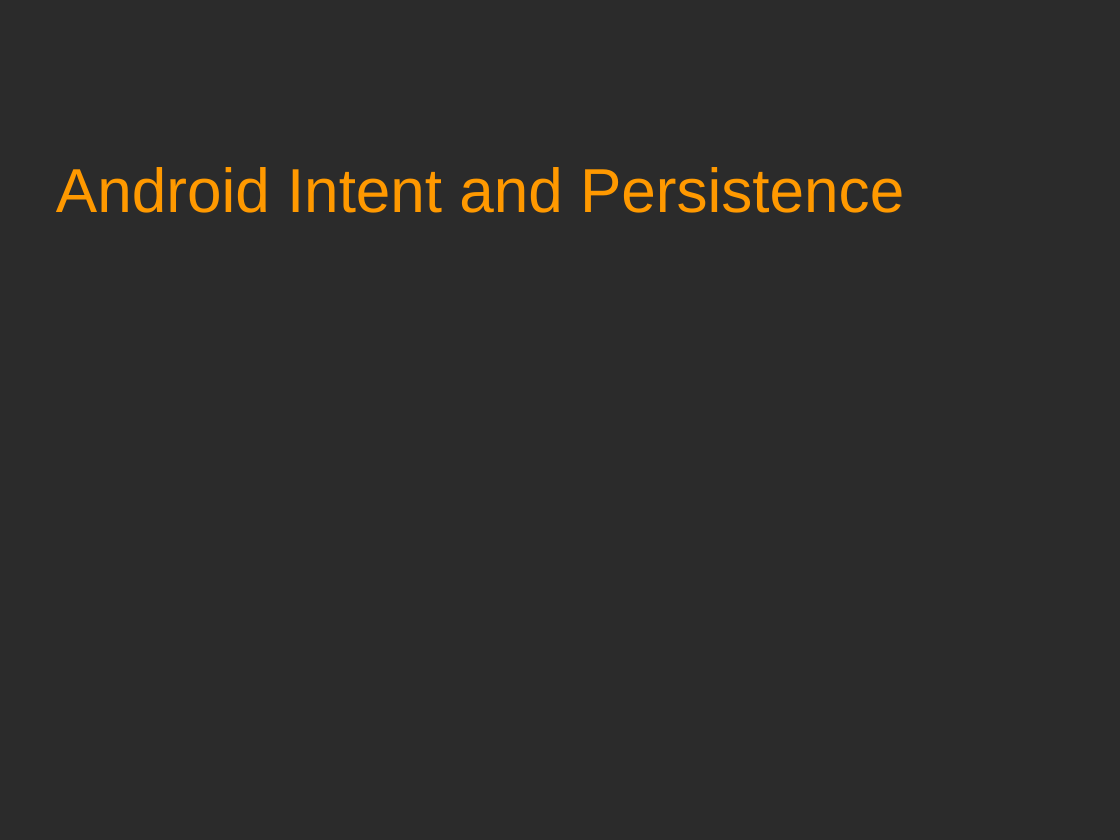
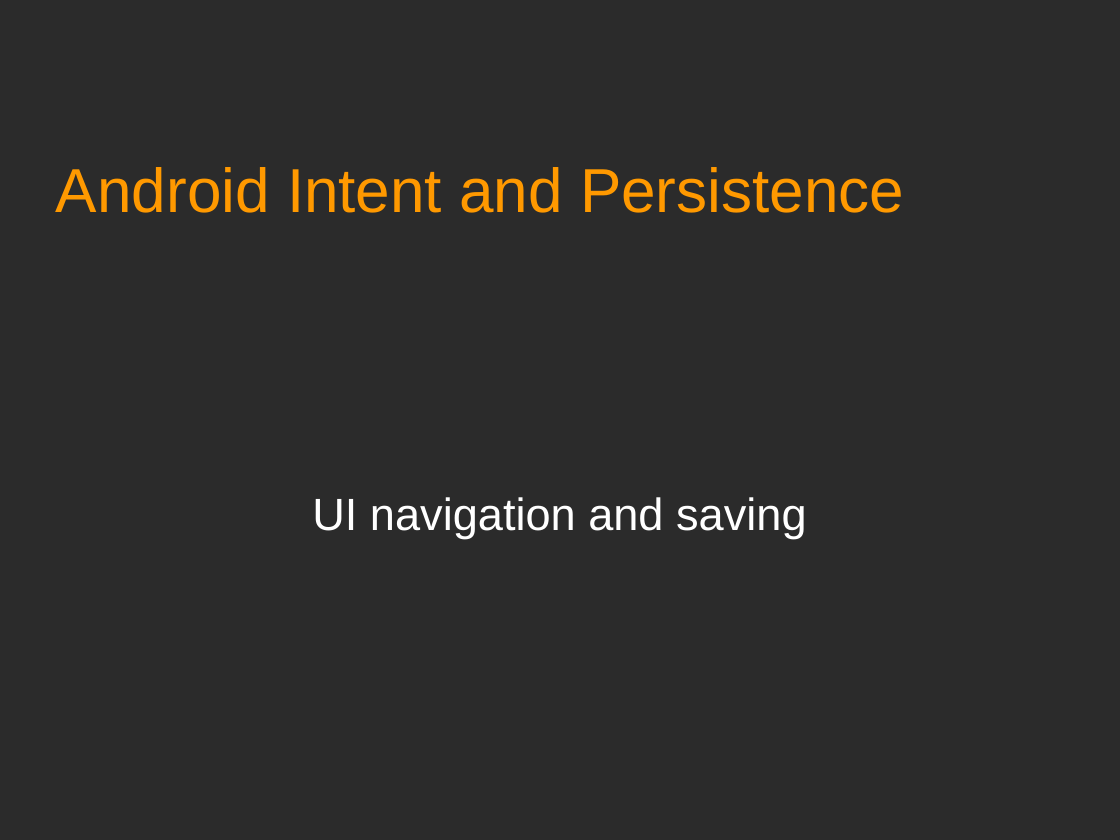
Before and after one commit to Academy-Soft-Intellect/Android-Programming-for-Beginners, a slide deck: slide 1 of 15_Android_Intent_and_Persistence.odp. Drawn at 1120x840 pixels with LibreOffice and Linux fonts; fonts in the diff are those of the drawing; background and template pictures are left out; a plain dark background stands for a picture behind light text. Boxes give left, top, right and bottom in pixels: in the first picture for what was removed or moved away, otherwise in the second. Text is boxed around its words. In the diff, an @@ line names an element or a change of style, - is before the commit and + after.

```diff
--- a/15_Android_Intent_and_Persistence.odp
+++ b/15_Android_Intent_and_Persistence.odp
@@ subtitle added at [312, 497, 807, 538], 32 pt, text #FFFFFF @@
+UI navigation and saving
```
Also in this commit, not shown: 1 other slide changed, 7 slides added.
